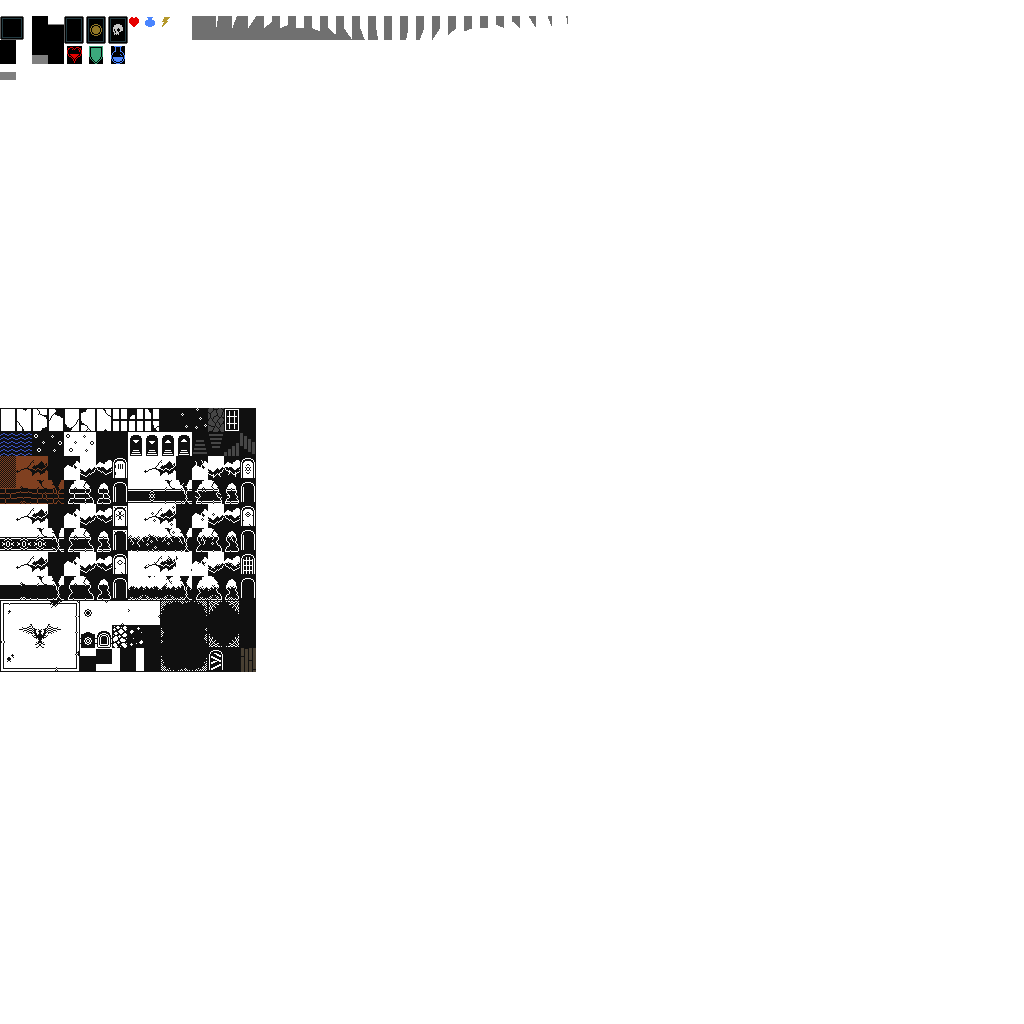
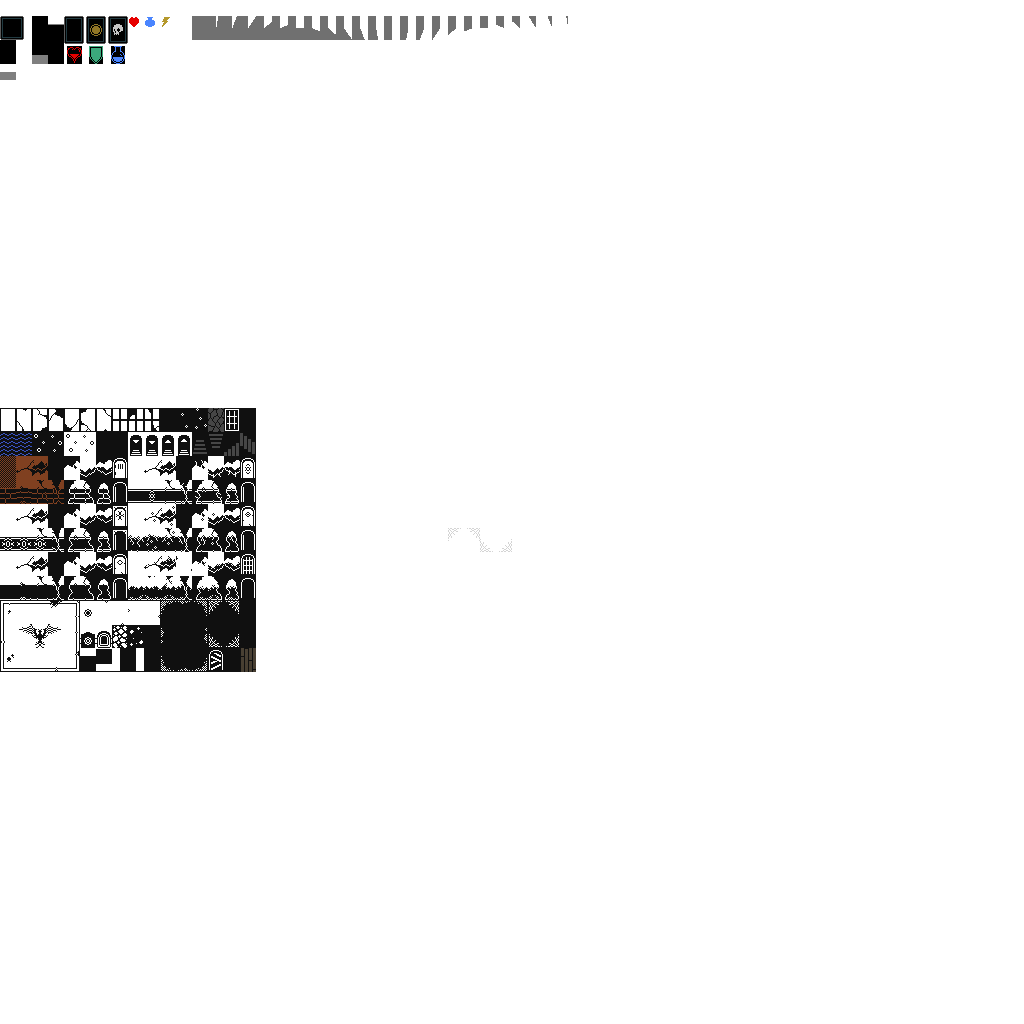
The second (1024, 1024) image is a revision of the first. Changes to its layers:
painted on "Layer" over [448, 528, 512, 552]
